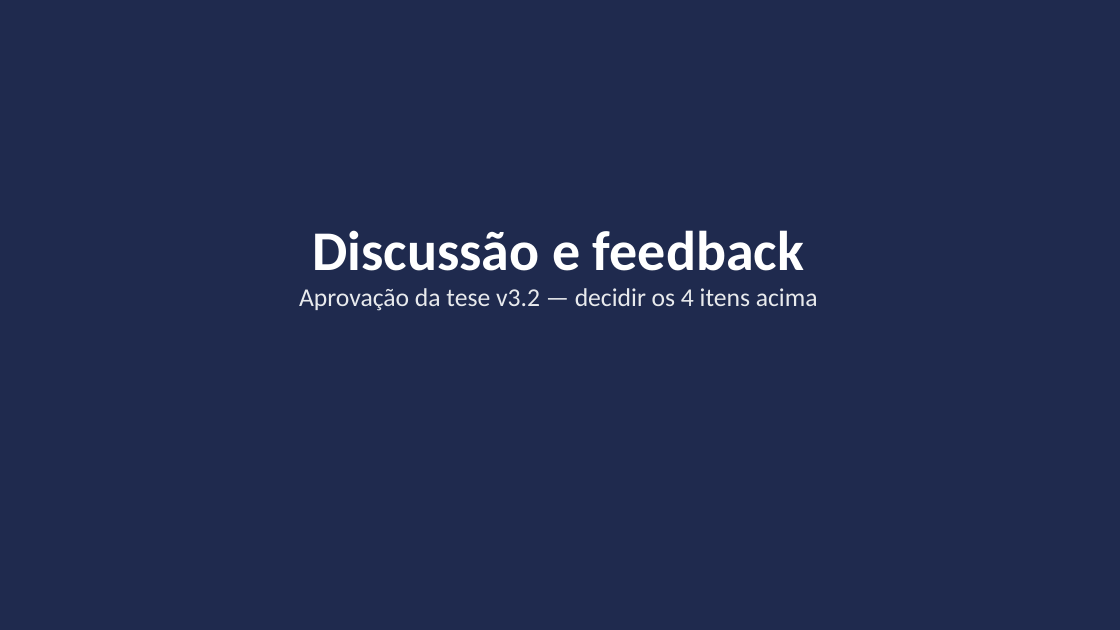
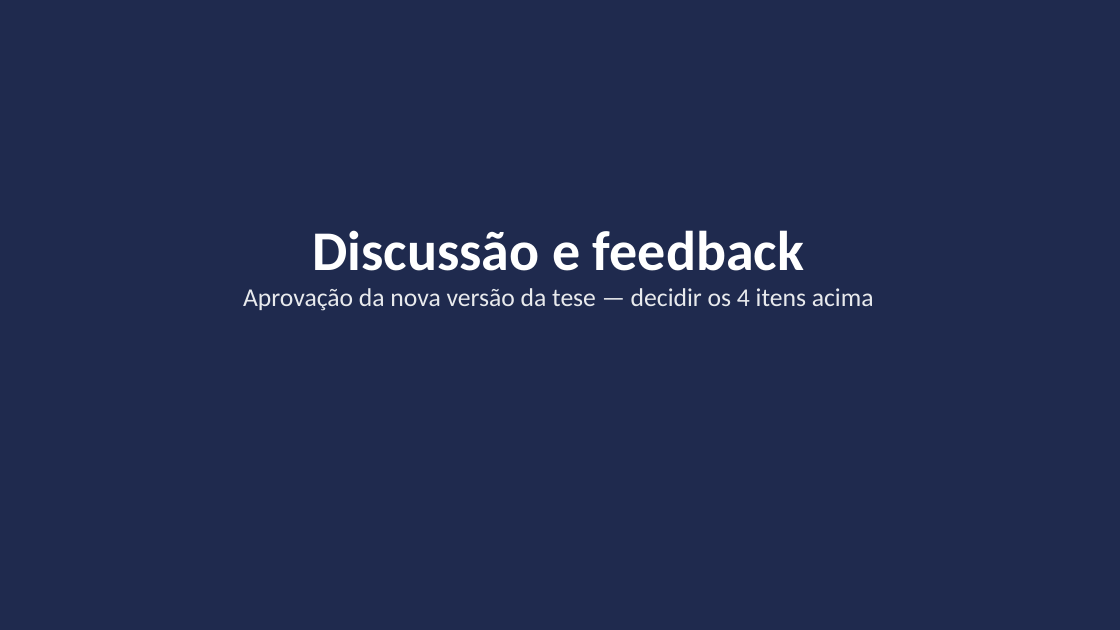
Before and after one commit to marcellozzetti/Facial-Recognition-Models-Mitigating-Bias, a slide deck: slide 27 of docs/ativo/material_reuniao_orientador_v3.2.1.pptx. Drawn at 1120x630 pixels with LibreOffice and Linux fonts; fonts in the diff are those of the drawing. Boxes give left, top, right and bottom in pixels: in the first picture for what was removed or moved away, otherwise in the second. Text is boxed around its words. In the diff, an @@ line names an element or a change of style, - is before the commit and + after.

```diff
--- a/docs/ativo/material_reuniao_orientador_v3.2.1.pptx
+++ b/docs/ativo/material_reuniao_orientador_v3.2.1.pptx
@@ text at (243, 288, 874, 311): text changed @@
-Aprovação da tese v3.2 — decidir os 4 itens acima
+Aprovação da nova versão da tese — decidir os 4 itens acima
```
Also in this commit, not shown: 15 other slides changed, 1 other file.
